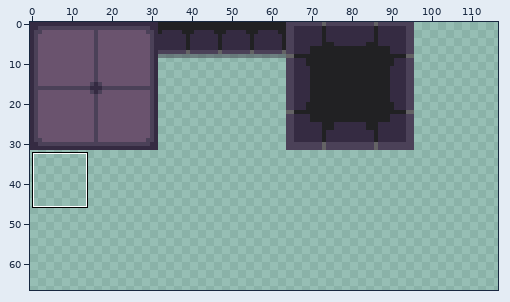
Sprite sheet: MiniJam-Deception/sprites/tileset.png. Above: a wide view before the commit, with the close-up outlined.
Close-up. Earlier state:
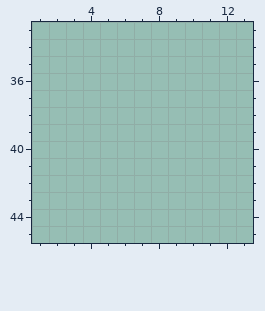
The file is 96x96 pixels. Shown: x 1..13, y 33..45. The old version is drawn lined up with the new one, on the new canvas. The wide view leaves out empty margins. The commit also changed other parts of the picture, which this record leaves out.
Palette (. is transparent): 
New version:
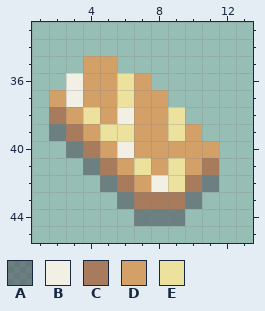
Colours new in this view: A #45444f81  B #f2f0e5  C #a77b5b  D #d3a068  E #ede19e
Difference:
canvas 96x96 -> 128x96
y 35: x 4..5 .. -> DD
y 36: x 3..7 ..... -> BDDED
y 37: x 2..8 ....... -> DBDDEDD
y 38: x 2..9 ........ -> CDEDBDDE
y 39: x 2..10 ......... -> ACDEEDDED
y 40: x 3..11 ......... -> ACDBDDDDD
y 41: x 4..11 ........ -> ACDEDEDC
y 42: x 5..11 ....... -> ACDBECA
y 43: x 6..10 ..... -> ACCCA
y 44: x 7..9 ... -> AAA
